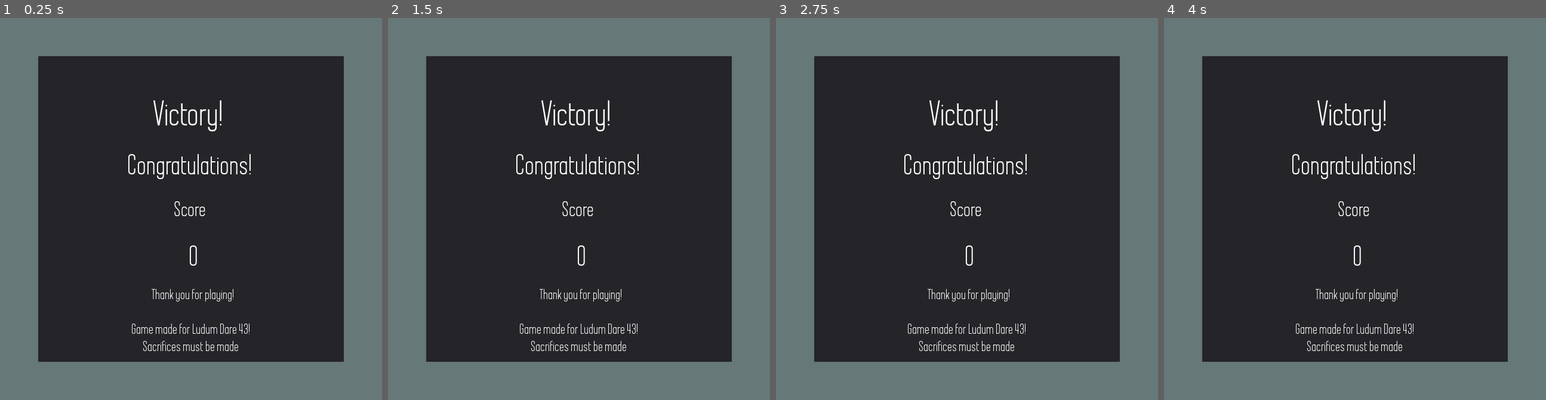
Above: before the commit, frames 1-4 (left to right).
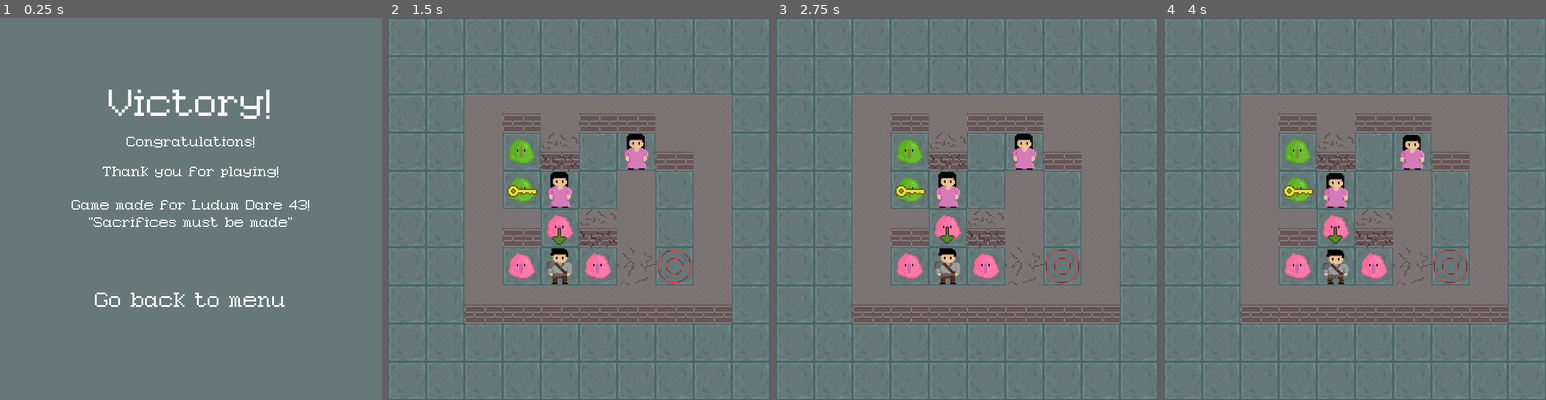
Above: after the commit, the same moments.

Repository: Eranot/LudumDare43
Game: Godot game, scene res://Engine/Victory.tscn
Two runs of this game, one before a commit and one after it. Both use one fixed random seed, a clock stepped at 60 frames per second and the inputs below. This scene is started directly instead of the project's main scene.
Inputs (mouse positions are in pixels of both pictures, inside the frame that each line leads up to):
- Up to frame 1 (0.25 s): no input
- Up to frame 2 (1.5 s): click (579, 300) at 0.5 s, where only the run after the commit has a clickable "Go back to menu"; click (579, 239) at 1.25 s, where only the run after the commit has a clickable "START"
- Up to frame 3 (2.75 s): move the mouse to (1051, 189) at 2.02 s; hold Right (ui_right) from 2.03 s (still down); tap Space (ui_select) at 2.27 s
- Up to frame 4 (4 s): move the mouse to (1278, 228) at 2.77 s; release Right (ui_right) at 2.78 s; hold Down (ui_down) 2.78-3.53 s; tap Space (ui_select) at 3.02 s; move the mouse to (1393, 124) at 3.52 s; hold Right (ui_right) from 3.53 s (still down)

The runs differ from the first frame. In frame 1, 64% of the frame differs, in the area x 10-90%, y 10-90%; in frame 2, 68%, in the area x 0-100%, y 0-100%; in frame 3, 68%; in frame 4, 68%.

Commit message:
Theming

Diff:
--- a/Engine/Main.tscn
+++ b/Engine/Main.tscn
@@ -1,72 +1,122 @@
-[gd_scene load_steps=22 format=2]
+[gd_scene load_steps=24 format=2]
 
 [ext_resource path="res://Engine/Camera.tscn" type="PackedScene" id=1]
 [ext_resource path="res://Engine/PanelRestart.gd" type="Script" id=2]
-[ext_resource path="res://Engine/Another Flight.otf" type="DynamicFontData" id=3]
-[ext_resource path="res://Engine/ConfirmRestart.gd" type="Script" id=4]
-[ext_resource path="res://Obstacles/chao.png" type="Texture" id=5]
-[ext_resource path="res://Engine/Grid.gd" type="Script" id=6]
-[ext_resource path="res://Player/Player.tscn" type="PackedScene" id=7]
-[ext_resource path="res://Player/Slime.tscn" type="PackedScene" id=8]
-[ext_resource path="res://Obstacles/Obstacle.tscn" type="PackedScene" id=9]
-[ext_resource path="res://Player/Arrow.tscn" type="PackedScene" id=10]
-[ext_resource path="res://Player/Lady.tscn" type="PackedScene" id=11]
-[ext_resource path="res://Obstacles/Door.tscn" type="PackedScene" id=12]
-[ext_resource path="res://Obstacles/Key.tscn" type="PackedScene" id=13]
-[ext_resource path="res://Obstacles/Trophy.tscn" type="PackedScene" id=14]
-
-[sub_resource type="DynamicFont" id=1]
-
-size = 30
+[ext_resource path="res://themes/ButtonTheme.tres" type="Theme" id=3]
+[ext_resource path="res://Engine/epson.ttf" type="DynamicFontData" id=4]
+[ext_resource path="res://Engine/ConfirmRestart.gd" type="Script" id=5]
+[ext_resource path="res://Obstacles/chao.png" type="Texture" id=6]
+[ext_resource path="res://Engine/Grid.gd" type="Script" id=7]
+[ext_resource path="res://Player/Player.tscn" type="PackedScene" id=8]
+[ext_resource path="res://Player/Slime.tscn" type="PackedScene" id=9]
+[ext_resource path="res://Obstacles/Obstacle.tscn" type="PackedScene" id=10]
+[ext_resource path="res://Player/Arrow.tscn" type="PackedScene" id=11]
+[ext_resource path="res://Player/Lady.tscn" type="PackedScene" id=12]
+[ext_resource path="res://Obstacles/Door.tscn" type="PackedScene" id=13]
+[ext_resource path="res://Obstacles/Key.tscn" type="PackedScene" id=14]
+[ext_resource path="res://Obstacles/Trophy.tscn" type="PackedScene" id=15]
+
+[sub_resource type="StyleBoxFlat" id=1]
+
+content_margin_left = -1.0
+content_margin_right = -1.0
+content_margin_top = -1.0
+content_margin_bottom = -1.0
+bg_color = Color( 0.352941, 0.439216, 0.439216, 1 )
+draw_center = true
+border_width_left = 0
+border_width_top = 0
+border_width_right = 0
+border_width_bottom = 0
+border_color = Color( 0.8, 0.8, 0.8, 1 )
+border_blend = false
+corner_radius_top_left = 0
+corner_radius_top_right = 0
+corner_radius_bottom_right = 0
+corner_radius_bottom_left = 0
+corner_detail = 8
+expand_margin_left = 0.0
+expand_margin_right = 0.0
+expand_margin_top = 0.0
+expand_margin_bottom = 0.0
+shadow_color = Color( 0, 0, 0, 0.6 )
+shadow_size = 0
+anti_aliasing = true
+anti_aliasing_size = 1
+
+[sub_resource type="Theme" id=2]
+
+Panel/styles/panel = SubResource( 1 )
+Panel/styles/panelf = null
+Panel/styles/panelnc = null
+_sections_unfolded = [ "Panel", "Panel/styles" ]
+
+[sub_resource type="DynamicFont" id=3]
+
+size = 26
 use_mipmaps = false
 use_filter = false
-font_data = ExtResource( 3 )
-_sections_unfolded = [ "Font", "Settings" ]
-
-[sub_resource type="DynamicFont" id=2]
-
-size = 50
+extra_spacing_bottom = 4
+font_data = ExtResource( 4 )
+_sections_unfolded = [ "Resource", "Settings" ]
+
+[sub_resource type="DynamicFont" id=4]
+
+size = 28
 use_mipmaps = false
 use_filter = false
-font_data = ExtResource( 3 )
-_sections_unfolded = [ "Font", "Settings" ]
-
-[sub_resource type="DynamicFont" id=3]
-
-size = 50
+extra_spacing_bottom = 4
+font_data = ExtResource( 4 )
+_sections_unfolded = [ "Resource", "Settings" ]
+
+[sub_resource type="StyleBoxFlat" id=9]
+
+content_margin_left = -1.0
+content_margin_right = -1.0
+content_margin_top = -1.0
+content_margin_bottom = -1.0
+bg_color = Color( 0.352941, 0.439216, 0.439216, 1 )
+draw_center = true
+border_width_left = 0
+border_width_top = 0
+border_width_right = 0
+border_width_bottom = 0
+border_color = Color( 0.8, 0.8, 0.8, 1 )
+border_blend = false
+corner_radius_top_left = 0
+corner_radius_top_right = 0
+corner_radius_bottom_right = 0
+corner_radius_bottom_left = 0
+corner_detail = 8
+expand_margin_left = 0.0
+expand_margin_right = 0.0
+expand_margin_top = 0.0
+expand_margin_bottom = 0.0
+shadow_color = Color( 0, 0, 0, 0.6 )
+shadow_size = 0
+anti_aliasing = true
+anti_aliasing_size = 1
+
+[sub_resource type="Theme" id=10]
+
+Panel/styles/panel = SubResource( 9 )
+Panel/styles/panelf = null
+Panel/styles/panelnc = null
+_sections_unfolded = [ "Panel", "Panel/styles" ]
+
+[sub_resource type="DynamicFont" id=11]
+
+size = 23
 use_mipmaps = false
 use_filter = false
-font_data = ExtResource( 3 )
-_sections_unfolded = [ "Font", "Settings" ]
-
-[sub_resource type="DynamicFont" id=4]
-
-size = 30
-use_mipmaps = false
-use_filter = false
-font_data = ExtResource( 3 )
-_sections_unfolded = [ "Font", "Settings" ]
-
-[sub_resource type="DynamicFont" id=5]
-
-size = 40
-use_mipmaps = false
-use_filter = false
-font_data = ExtResource( 3 )
-_sections_unfolded = [ "Font", "Settings" ]
-
-[sub_resource type="DynamicFont" id=6]
-
-size = 40
-use_mipmaps = false
-use_filter = false
-font_data = ExtResource( 3 )
-_sections_unfolded = [ "Font", "Settings" ]
-
-[sub_resource type="TileSet" id=7]
+extra_spacing_bottom = 4
+font_data = ExtResource( 4 )
+_sections_unfolded = [ "Resource", "Settings" ]
+
+[sub_resource type="TileSet" id=8]
 
 0/name = ""
-0/texture = ExtResource( 5 )
+0/texture = ExtResource( 6 )
 0/tex_offset = Vector2( 0, 0 )
 0/modulate = Color( 1, 1, 1, 1 )
 0/region = Rect2( 0, 0, 0, 0 )
@@ -76,9 +126,7 @@
 0/shapes = [  ]
 _sections_unfolded = [ "0" ]
 
-[node name="Main" type="Node"]
-
-editor/display_folded = true
+[node name="Main" type="Node" index="0"]
 
 [node name="Camera" parent="." index="0" instance=ExtResource( 1 )]
 
@@ -87,7 +135,6 @@
 
 [node name="HUD" type="CanvasLayer" parent="." index="1"]
 
-editor/display_folded = true
 layer = 1
 offset = Vector2( 0, 0 )
 rotation = 0.0
@@ -96,7 +143,6 @@
 
 [node name="PanelRestart" type="Panel" parent="HUD" index="0"]
 
-editor/display_folded = true
 visible = false
 anchor_left = 0.0
 anchor_top = 0.0
@@ -110,7 +156,9 @@
 mouse_default_cursor_shape = 0
 size_flags_horizontal = 1
 size_flags_vertical = 1
+theme = SubResource( 2 )
 script = ExtResource( 2 )
+_sections_unfolded = [ "Theme" ]
 
 [node name="Button" type="Button" parent="HUD/PanelRestart" index="0"]
 
@@ -118,10 +166,10 @@
 anchor_top = 0.5
 anchor_right = 0.5
 anchor_bottom = 0.5
-margin_left = -64.0
-margin_top = 64.0
-margin_right = 64.0
-margin_bottom = 128.0
+margin_left = -112.0
+margin_top = 24.0
+margin_right = 112.0
+margin_bottom = 120.0
 rect_pivot_offset = Vector2( 0, 0 )
 rect_clip_content = false
 focus_mode = 2
@@ -129,7 +177,7 @@
 mouse_default_cursor_shape = 0
 size_flags_horizontal = 1
 size_flags_vertical = 1
-custom_fonts/font = SubResource( 1 )
+theme = ExtResource( 3 )
 toggle_mode = false
 enabled_focus_mode = 2
 shortcut = null
@@ -137,7 +185,7 @@
 text = "Restart"
 flat = false
 align = 1
-_sections_unfolded = [ "custom_fonts" ]
+_sections_unfolded = [ "Theme", "custom_fonts" ]
 
 [node name="Label" type="Label" parent="HUD/PanelRestart" index="1"]
 
@@ -145,40 +193,39 @@
 anchor_top = 0.5
 anchor_right = 0.5
 anchor_bottom = 0.5
-margin_left = -85.5
-margin_top = -31.5
-margin_right = 85.5
-margin_bottom = 31.5
+margin_left = -95.0
+margin_top = -63.0
+margin_right = 94.0
 rect_pivot_offset = Vector2( 0, 0 )
 rect_clip_content = false
 mouse_filter = 2
 mouse_default_cursor_shape = 0
 size_flags_horizontal = 1
 size_flags_vertical = 4
-custom_fonts/font = SubResource( 2 )
+custom_fonts/font = SubResource( 3 )
 text = "Game Over"
 percent_visible = 1.0
 lines_skipped = 0
 max_lines_visible = -1
-_sections_unfolded = [ "custom_fonts" ]
+_sections_unfolded = [ "Theme", "custom_fonts" ]
 
 [node name="Label2" type="Label" parent="HUD/PanelRestart" index="2"]
 
 anchor_left = 0.5
-anchor_top = 0.0
+anchor_top = 0.5
 anchor_right = 0.5
-anchor_bottom = 0.0
-margin_left = -74.0
-margin_top = 128.0
-margin_right = 76.0
-margin_bottom = 191.0
+anchor_bottom = 0.5
+margin_left = -91.0
+margin_top = -152.0
+margin_right = 90.0
+margin_bottom = -89.0
 rect_pivot_offset = Vector2( 0, 0 )
 rect_clip_content = false
 mouse_filter = 2
 mouse_default_cursor_shape = 0
 size_flags_horizontal = 1
 size_flags_vertical = 4
-custom_fonts/font = SubResource( 3 )
+custom_fonts/font = SubResource( 4 )
 text = "I'm Sorry!"
 percent_visible = 1.0
 lines_skipped = 0
@@ -187,8 +234,6 @@
 
 [node name="ConfirmRestart" type="Panel" parent="HUD" index="1"]
 
-editor/display_folded = true
-visible = false
 anchor_left = 0.0
 anchor_top = 0.0
 anchor_right = 0.0
@@ -202,7 +247,9 @@
 mouse_default_cursor_shape = 0
 size_flags_horizontal = 1
 size_flags_vertical = 1
-script = ExtResource( 4 )
+theme = SubResource( 10 )
+script = ExtResource( 5 )
+_sections_unfolded = [ "Theme" ]
 
 [node name="Label" type="Label" parent="HUD/ConfirmRestart" index="0"]
 
@@ -219,13 +266,13 @@
 mouse_default_cursor_shape = 0
 size_flags_horizontal = 1
 size_flags_vertical = 4
-custom_fonts/font = SubResource( 4 )
+custom_fonts/font = SubResource( 11 )
 text = "Confirm Restart?"
 align = 1
 percent_visible = 1.0
 lines_skipped = 0
 max_lines_visible = -1
-_sections_unfolded = [ "custom_fonts" ]
+_sections_unfolded = [ "custom_fonts", "custom_styles" ]
 
 [node name="ButtonConfirm" type="Button" parent="HUD/ConfirmRestart" index="1"]
 
@@ -244,7 +291,7 @@
 mouse_default_cursor_shape = 0
 size_flags_horizontal = 1
 size_flags_vertical = 1
-custom_fonts/font = SubResource( 5 )
+theme = ExtResource( 3 )
 toggle_mode = false
 enabled_focus_mode = 2
 shortcut = null
@@ -252,7 +299,7 @@
 text = "YES"
 flat = false
 align = 1
-_sections_unfolded = [ "custom_fonts" ]
+_sections_unfolded = [ "Theme", "custom_fonts" ]
 
 [node name="ButtonCancel" type="Button" parent="HUD/ConfirmRestart" index="2"]
 
@@ -271,7 +318,7 @@
 mouse_default_cursor_shape = 0
 size_flags_horizontal = 1
 size_flags_vertical = 1
-custom_fonts/font = SubResource( 6 )
+theme = ExtResource( 3 )
 toggle_mode = false
 enabled_focus_mode = 2
 shortcut = null
@@ -279,12 +326,12 @@
 text = "NO"
 flat = false
 align = 1
-_sections_unfolded = [ "custom_fonts" ]
+_sections_unfolded = [ "Theme", "custom_fonts" ]
 
 [node name="Grid" type="TileMap" parent="." index="2"]
 
 mode = 0
-tile_set = SubResource( 7 )
+tile_set = SubResource( 8 )
 cell_size = Vector2( 64, 64 )
 cell_quadrant_size = 16
 cell_custom_transform = Transform2D( 1, 0, 0, 1, 0, 0 )
--- a/Engine/Menu.tscn
+++ b/Engine/Menu.tscn
@@ -45,7 +45,7 @@
 Panel/styles/panelnc = null
 _sections_unfolded = [ "Panel", "Panel/styles" ]
 
-[node name="Menu" type="CanvasLayer" index="0"]
+[node name="Menu" type="CanvasLayer"]
 
 layer = 1
 offset = Vector2( 0, 0 )
--- a/Engine/Victory.tscn
+++ b/Engine/Victory.tscn
@@ -1,48 +1,46 @@
 [gd_scene load_steps=7 format=2]
 
-[ext_resource path="res://Engine/Another Flight.otf" type="DynamicFontData" id=1]
+[ext_resource path="res://themes/dynamicfont_epson_label.tres" type="DynamicFont" id=1]
+[ext_resource path="res://themes/medium_label_font.tres" type="DynamicFont" id=2]
+[ext_resource path="res://themes/ButtonTheme.tres" type="Theme" id=3]
+[ext_resource path="res://Engine/GoMenuButton.gd" type="Script" id=4]
 
-[sub_resource type="DynamicFont" id=1]
+[sub_resource type="StyleBoxFlat" id=1]
 
-size = 50
-use_mipmaps = false
-use_filter = false
-font_data = ExtResource( 1 )
-_sections_unfolded = [ "Font", "Settings" ]
+content_margin_left = -1.0
+content_margin_right = -1.0
+content_margin_top = -1.0
+content_margin_bottom = -1.0
+bg_color = Color( 0.6, 0.6, 0.6, 0 )
+draw_center = true
+border_width_left = 0
+border_width_top = 0
+border_width_right = 0
+border_width_bottom = 0
+border_color = Color( 0.8, 0.8, 0.8, 1 )
+border_blend = false
+corner_radius_top_left = 0
+corner_radius_top_right = 0
+corner_radius_bottom_right = 0
+corner_radius_bottom_left = 0
+corner_detail = 8
+expand_margin_left = 0.0
+expand_margin_right = 0.0
+expand_margin_top = 0.0
+expand_margin_bottom = 0.0
+shadow_color = Color( 0, 0, 0, 0.6 )
+shadow_size = 0
+anti_aliasing = true
+anti_aliasing_size = 1
 
-[sub_resource type="DynamicFont" id=2]
+[sub_resource type="Theme" id=2]
 
-size = 40
-use_mipmaps = false
-use_filter = false
-font_data = ExtResource( 1 )
-_sections_unfolded = [ "Font", "Settings" ]
+Panel/styles/panel = SubResource( 1 )
+Panel/styles/panelf = null
+Panel/styles/panelnc = null
+_sections_unfolded = [ "Panel", "Panel/styles" ]
 
-[sub_resource type="DynamicFont" id=3]
-
-size = 30
-use_mipmaps = false
-use_filter = false
-font_data = ExtResource( 1 )
-_sections_unfolded = [ "Font", "Settings" ]
-
-[sub_resource type="DynamicFont" id=4]
-
-size = 20
-use_mipmaps = false
-use_filter = false
-font_data = ExtResource( 1 )
-_sections_unfolded = [ "Font", "Settings" ]
-
-[sub_resource type="DynamicFont" id=5]
-
-size = 40
-use_mipmaps = false
-use_filter = false
-font_data = ExtResource( 1 )
-_sections_unfolded = [ "Font", "Settings" ]
-
-[node name="Victory" type="CanvasLayer" index="0"]
+[node name="Victory" type="CanvasLayer"]
 
 layer = 1
 offset = Vector2( 0, 0 )
@@ -66,6 +64,8 @@
 mouse_default_cursor_shape = 0
 size_flags_horizontal = 1
 size_flags_vertical = 1
+theme = SubResource( 2 )
+_sections_unfolded = [ "Theme", "Visibility", "custom_styles" ]
 
 [node name="VictoryLabel" type="Label" parent="Panel" index="0"]
 
@@ -73,22 +73,22 @@
 anchor_top = 0.0
 anchor_right = 0.5
 anchor_bottom = 0.0
-margin_left = -64.0
-margin_top = 64.0
-margin_right = 60.0
-margin_bottom = 127.0
+margin_left = -138.0
+margin_top = 45.0
+margin_right = 137.0
+margin_bottom = 108.0
 rect_pivot_offset = Vector2( 0, 0 )
 rect_clip_content = false
 mouse_filter = 2
 mouse_default_cursor_shape = 0
 size_flags_horizontal = 1
 size_flags_vertical = 4
-custom_fonts/font = SubResource( 1 )
+custom_fonts/font = ExtResource( 1 )
 text = "Victory!"
 percent_visible = 1.0
 lines_skipped = 0
 max_lines_visible = -1
-_sections_unfolded = [ "custom_fonts" ]
+_sections_unfolded = [ "Theme", "custom_fonts" ]
 
 [node name="Label" type="Label" parent="Panel" index="1"]
 
@@ -96,9 +96,32 @@
 anchor_top = 0.5
 anchor_right = 0.5
 anchor_bottom = 0.5
-margin_left = -107.0
-margin_top = -100.0
-margin_right = 107.0
+margin_left = -108.0
+margin_top = -125.0
+margin_right = 108.0
+margin_bottom = -74.0
+rect_pivot_offset = Vector2( 0, 0 )
+rect_clip_content = false
+mouse_filter = 2
+mouse_default_cursor_shape = 0
+size_flags_horizontal = 1
+size_flags_vertical = 4
+custom_fonts/font = ExtResource( 2 )
+text = "Congratulations!"
+percent_visible = 1.0
+lines_skipped = 0
+max_lines_visible = -1
+_sections_unfolded = [ "custom_fonts" ]
+
+[node name="Label3" type="Label" parent="Panel" index="2"]
+
+anchor_left = 0.5
+anchor_top = 0.5
+anchor_right = 0.5
+anchor_bottom = 0.5
+margin_left = -148.0
+margin_top = -75.0
+margin_right = 148.0
 margin_bottom = -49.0
 rect_pivot_offset = Vector2( 0, 0 )
 rect_clip_content = false
@@ -106,104 +129,64 @@
 mouse_default_cursor_shape = 0
 size_flags_horizontal = 1
 size_flags_vertical = 4
-custom_fonts/font = SubResource( 2 )
-text = "Congratulations!"
+custom_fonts/font = ExtResource( 2 )
+text = "Thank you for playing!"
 percent_visible = 1.0
 lines_skipped = 0
 max_lines_visible = -1
 _sections_unfolded = [ "custom_fonts" ]
 
-[node name="Label2" type="Label" parent="Panel" index="2"]
+[node name="Label4" type="Label" parent="Panel" index="3"]
 
 anchor_left = 0.5
 anchor_top = 0.5
 anchor_right = 0.5
 anchor_bottom = 0.5
-margin_left = -29.0
+margin_left = -200.0
 margin_top = -19.0
-margin_right = 28.0
-margin_bottom = 19.0
+margin_right = 200.0
+margin_bottom = 36.0
 rect_pivot_offset = Vector2( 0, 0 )
 rect_clip_content = false
 mouse_filter = 2
 mouse_default_cursor_shape = 0
 size_flags_horizontal = 1
 size_flags_vertical = 4
-custom_fonts/font = SubResource( 3 )
-text = "Score"
-percent_visible = 1.0
-lines_skipped = 0
-max_lines_visible = -1
-_sections_unfolded = [ "custom_fonts" ]
-
-[node name="Label3" type="Label" parent="Panel" index="3"]
-
-anchor_left = 0.5
-anchor_top = 1.0
-anchor_right = 0.5
-anchor_bottom = 1.0
-margin_left = -67.0
-margin_top = -126.0
-margin_right = 74.0
-margin_bottom = -100.0
-rect_pivot_offset = Vector2( 0, 0 )
-rect_clip_content = false
-mouse_filter = 2
-mouse_default_cursor_shape = 0
-size_flags_horizontal = 1
-size_flags_vertical = 4
-custom_fonts/font = SubResource( 4 )
-text = "Thank you for playing!"
-percent_visible = 1.0
-lines_skipped = 0
-max_lines_visible = -1
-_sections_unfolded = [ "custom_fonts" ]
-
-[node name="Label4" type="Label" parent="Panel" index="4"]
-
-anchor_left = 0.5
-anchor_top = 1.0
-anchor_right = 0.5
-anchor_bottom = 1.0
-margin_left = -101.0
-margin_top = -68.0
-margin_right = 101.0
-margin_bottom = -13.0
-rect_pivot_offset = Vector2( 0, 0 )
-rect_clip_content = false
-mouse_filter = 2
-mouse_default_cursor_shape = 0
-size_flags_horizontal = 1
-size_flags_vertical = 4
-custom_fonts/font = SubResource( 4 )
+custom_fonts/font = ExtResource( 2 )
 text = "Game made for Ludum Dare 43!
-Sacrifices must be made"
+\"Sacrifices must be made\""
 align = 1
 percent_visible = 1.0
 lines_skipped = 0
 max_lines_visible = -1
 _sections_unfolded = [ "custom_fonts" ]
 
-[node name="Score" type="Label" parent="Panel" index="5"]
+[node name="GoMenuButton" type="Button" parent="Panel" index="4"]
 
 anchor_left = 0.5
-anchor_top = 0.5
+anchor_top = 1.0
 anchor_right = 0.5
-anchor_bottom = 0.5
-margin_left = -57.0
-margin_top = 53.0
-margin_right = 65.0
-margin_bottom = 67.0
+anchor_bottom = 1.0
+margin_left = -196.0
+margin_top = -138.0
+margin_right = 196.0
+margin_bottom = -73.0
 rect_pivot_offset = Vector2( 0, 0 )
 rect_clip_content = false
-mouse_filter = 2
+focus_mode = 2
+mouse_filter = 0
 mouse_default_cursor_shape = 0
 size_flags_horizontal = 1
-size_flags_vertical = 4
-custom_fonts/font = SubResource( 5 )
-text = "0"
+size_flags_vertical = 1
+theme = ExtResource( 3 )
+toggle_mode = false
+enabled_focus_mode = 2
+shortcut = null
+group = null
+text = "Go back to menu"
+flat = false
 align = 1
-percent_visible = 1.0
-lines_skipped = 0
-max_lines_visible = -1
-_sections_unfolded = [ "custom_fonts" ]
+script = ExtResource( 4 )
+_sections_unfolded = [ "Theme" ]
+
+[connection signal="pressed" from="Panel/GoMenuButton" to="Panel/GoMenuButton" method="_on_GoMenuButton_pressed"]
Not shown: 2 places in Engine/Main.tscn that only renumber resources
